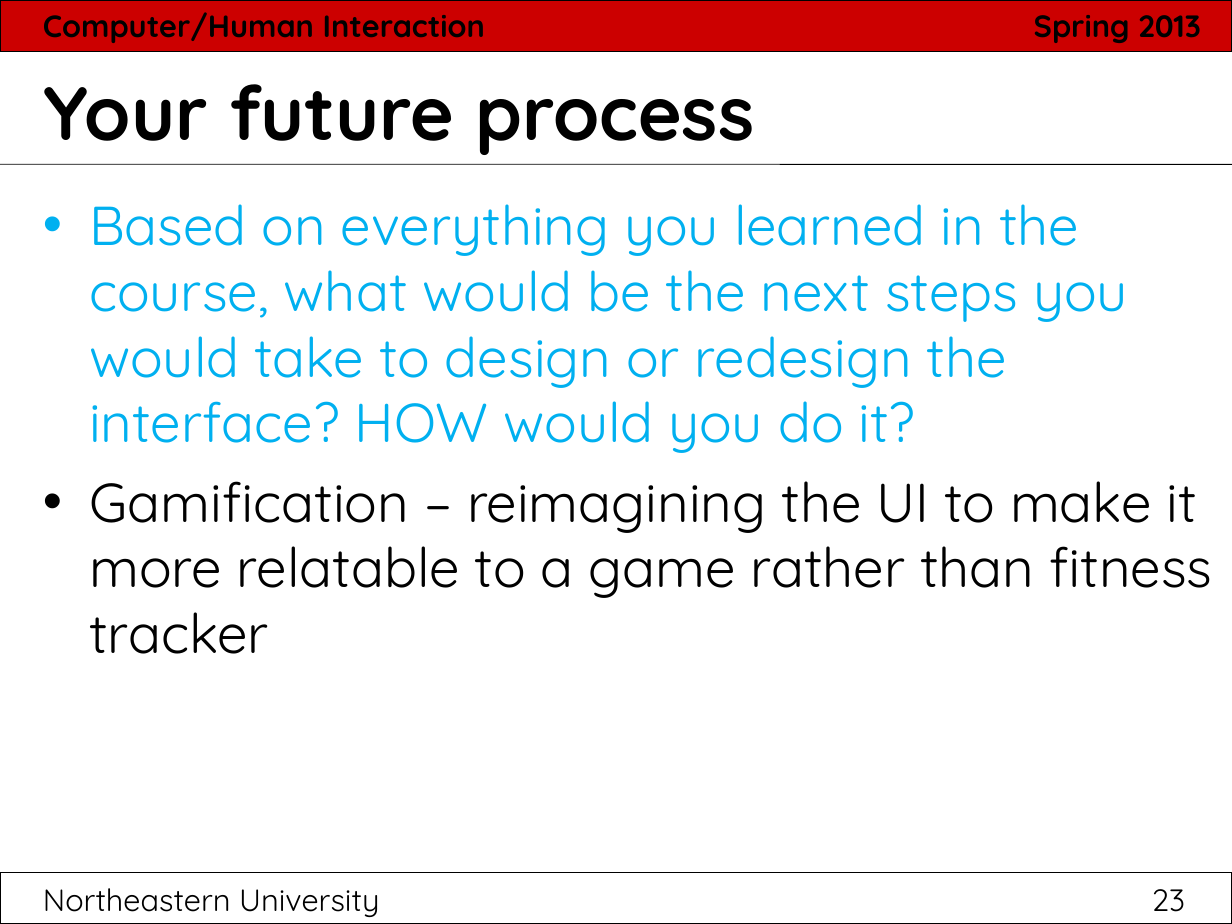
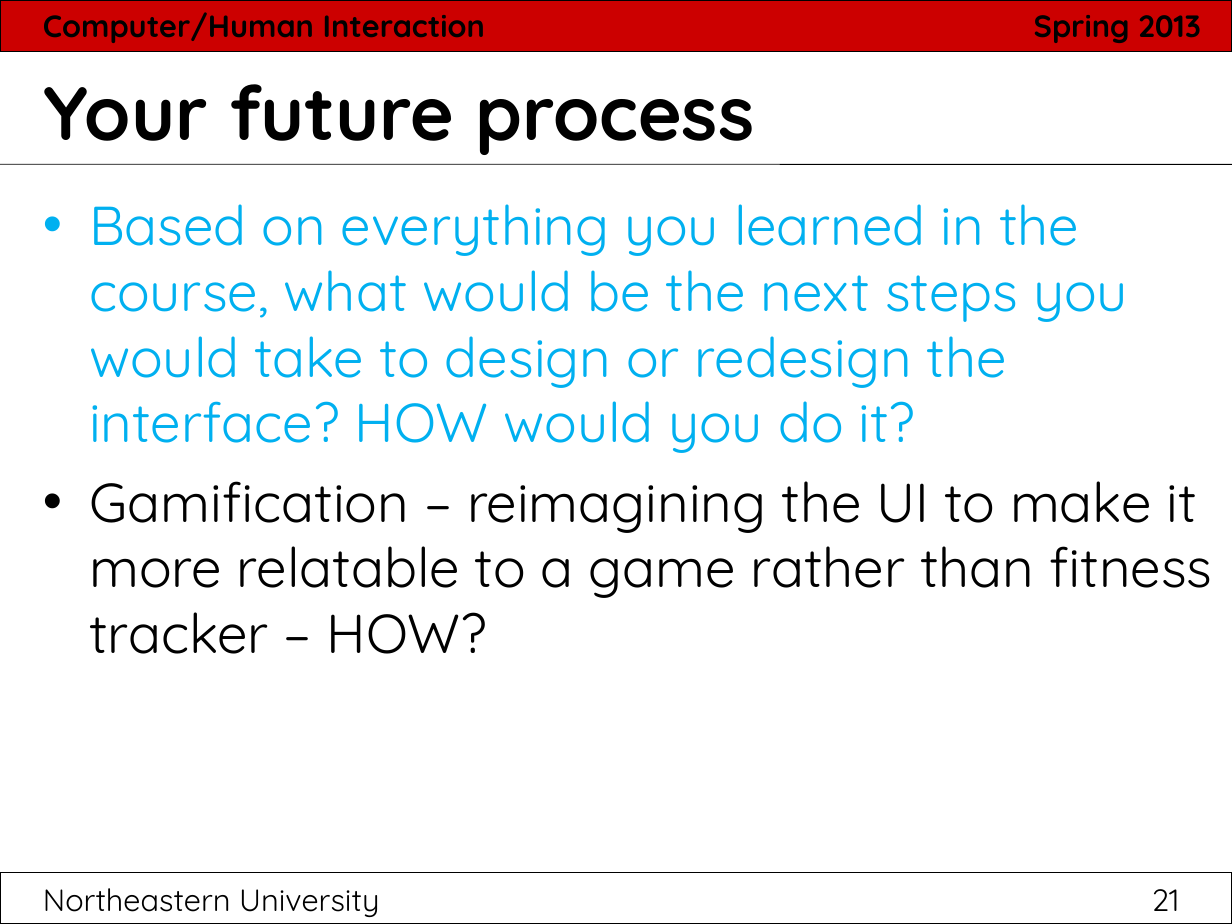
Before and after one commit to hci2014/sandbox, a slide deck: slide 21 of FinalPresentationTemplate.ppt (slide 23 before the commit). Drawn at 1232x924 pixels with LibreOffice and Linux fonts; fonts in the diff are those of the drawing. Boxes give left, top, right and bottom in pixels: in the first picture for what was removed or moved away, otherwise in the second. Text is boxed around its words. In the diff, an @@ line names an element or a change of style, - is before the commit and + after.

Commit message:
ppt update

```diff
--- a/FinalPresentationTemplate.ppt
+++ b/FinalPresentationTemplate.ppt
@@ text at box(89, 481, 1212, 654): text changed @@
-• Gamification – reimagining the UI to make it more relatable to a game rather than fitness tracker
+• Gamification – reimagining the UI to make it more relatable to a game rather than fitness tracker – HOW?
@@ page number at box(43, 888, 1180, 917): text changed @@
-Northeastern University 23
+Northeastern University 21
```
Also in this commit, not shown: 7 other slides changed, 8 slides added, 10 slides removed, 1 other file.
